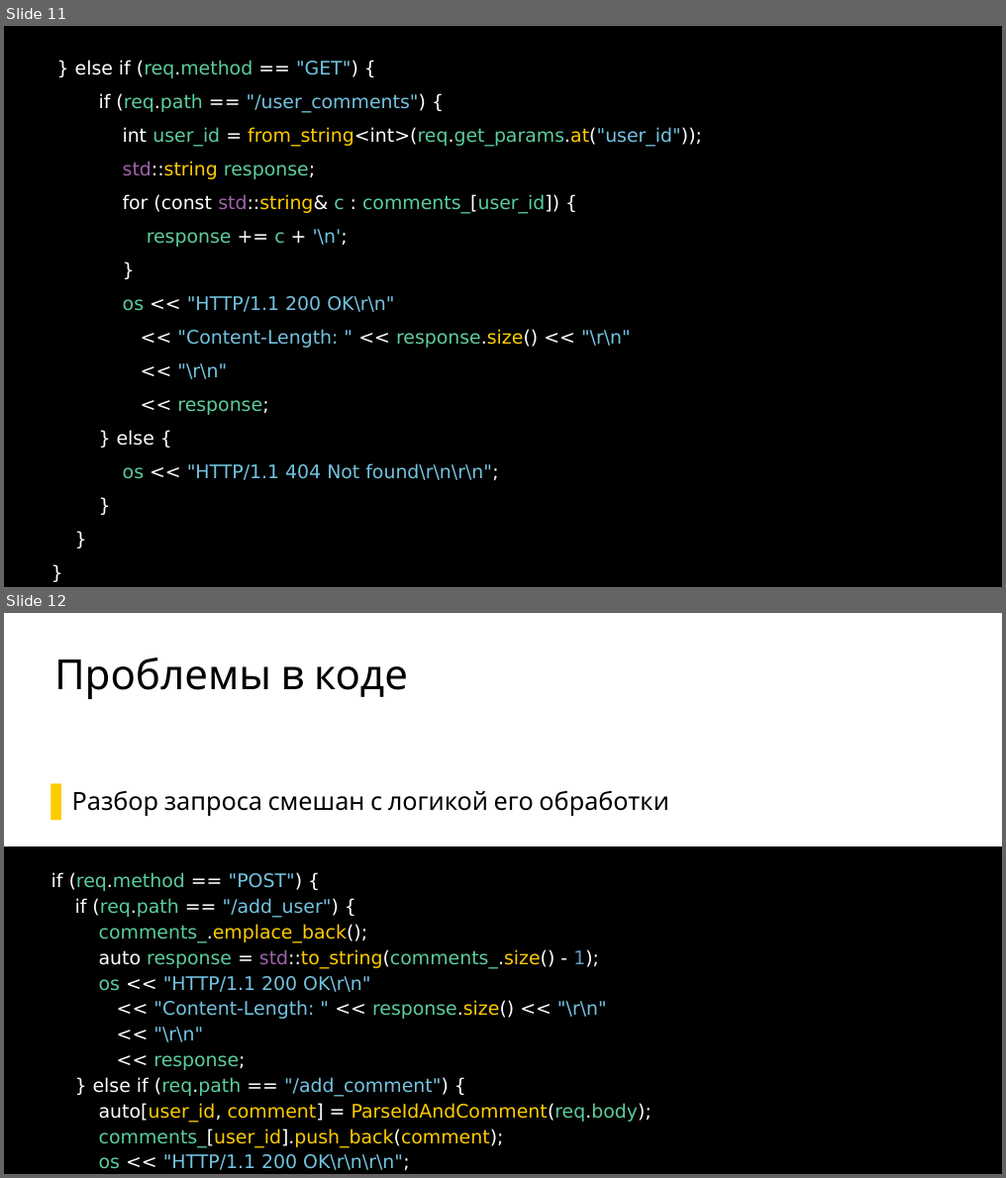
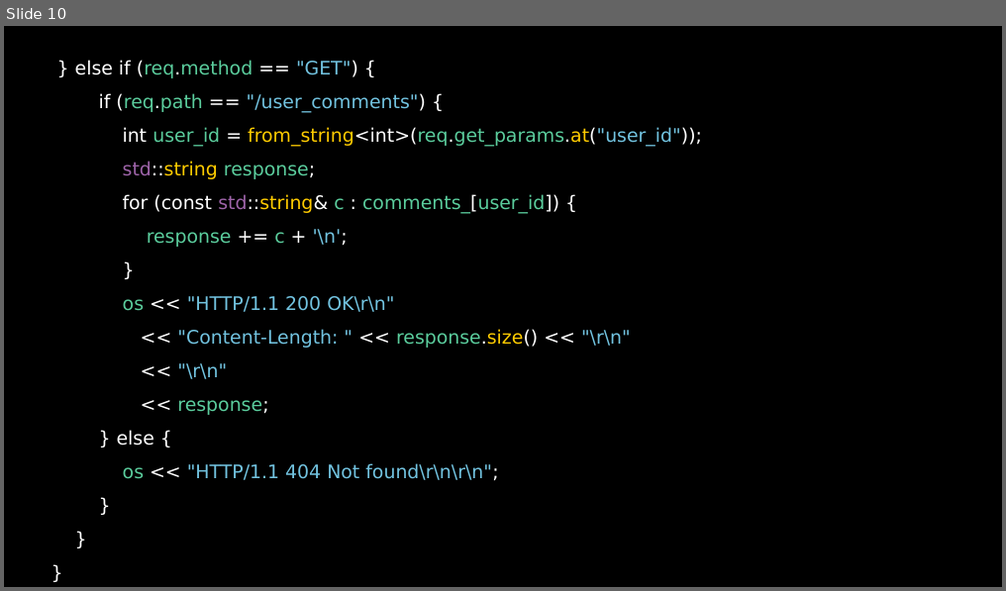
Before and after one commit to ishfb/secr2017, a slide deck: slides.pptx. Shown one above the other, each under a label of ours: slides 11 and 12 before the commit, slide 10 after it. The pictures are 1006x1178 and 1006x591 pixels, drawn with LibreOffice and Linux fonts; fonts in the diff are those of the drawing. Boxes give left, top, right and bottom in pixels: in the first picture for what was removed or moved away, otherwise in the second. Text is boxed around its words. In the diff, an @@ line names an element or a change of style, - is before the commit and + after.

```diff
--- a/slides.pptx
+++ b/slides.pptx
@@ slide 12 removed at (4, 613, 1002, 1174), background #FFFFFF @@
@@ title removed at (54, 658, 408, 699) @@
-Проблемы в коде
@@ text removed at (72, 790, 669, 816) @@
-  ▌ Разбор запроса смешан с логикой его обработки
@@ text removed at (4, 847, 1002, 1174) @@
-if (req.method == "POST") {
-if (req.path == "/add_user") {
-comments_.emplace_back();
-auto response = std::to_string(comments_.size() - 1);
-os << "HTTP/1.1 200 OK\r\n"
-<< "Content-Length: " << response.size() << "\r\n"
-<< "\r\n"
-<< response;
-} else if (req.path == "/add_comment") {
-auto[user_id, comment] = ParseIdAndComment(req.body);
-comments_[user_id].push_back(comment);
-os << "HTTP/1.1 200 OK\r\n\r\n";
@@ what was slide 11 is now slide 10 @@
```
Also in this commit, not shown: 2 slides changed, 4 other slides removed, 1 other file.
